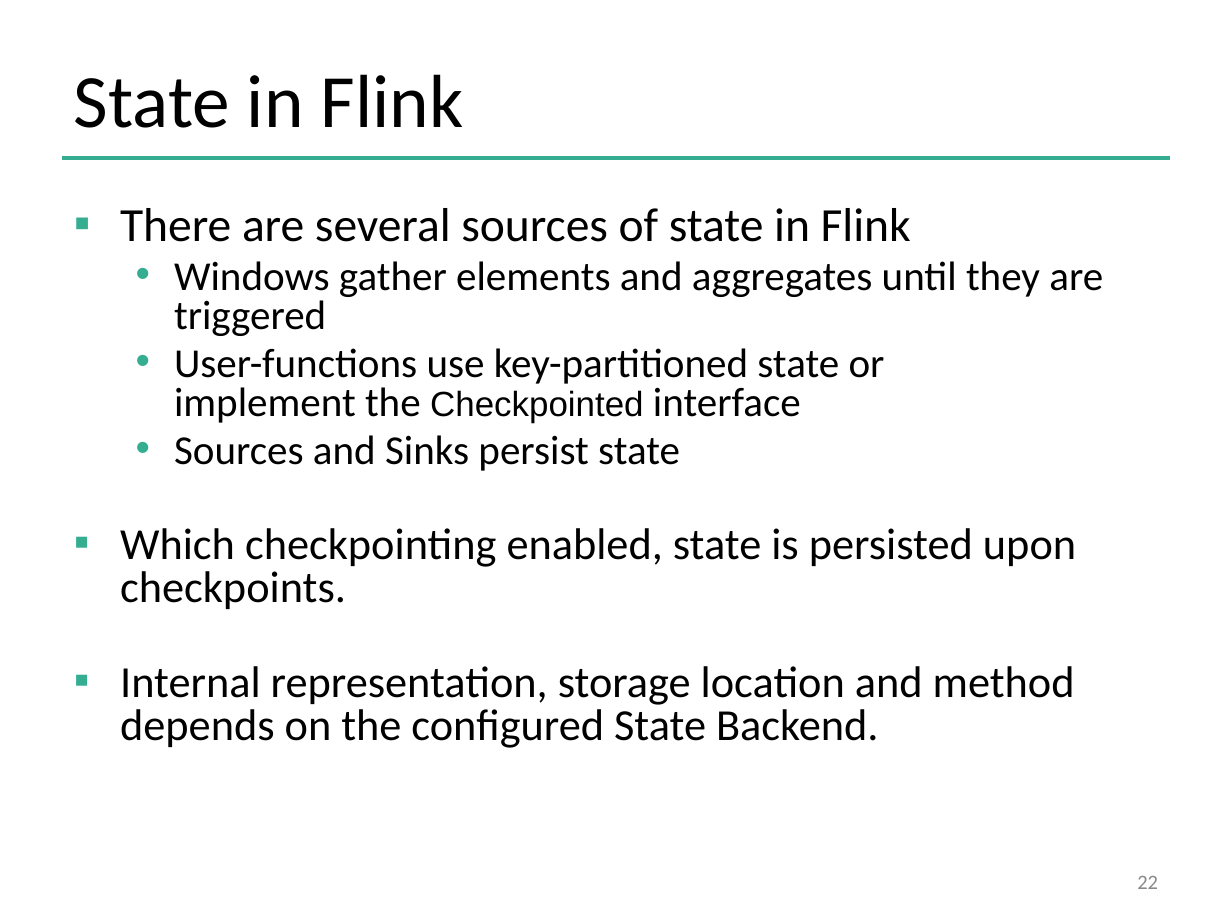
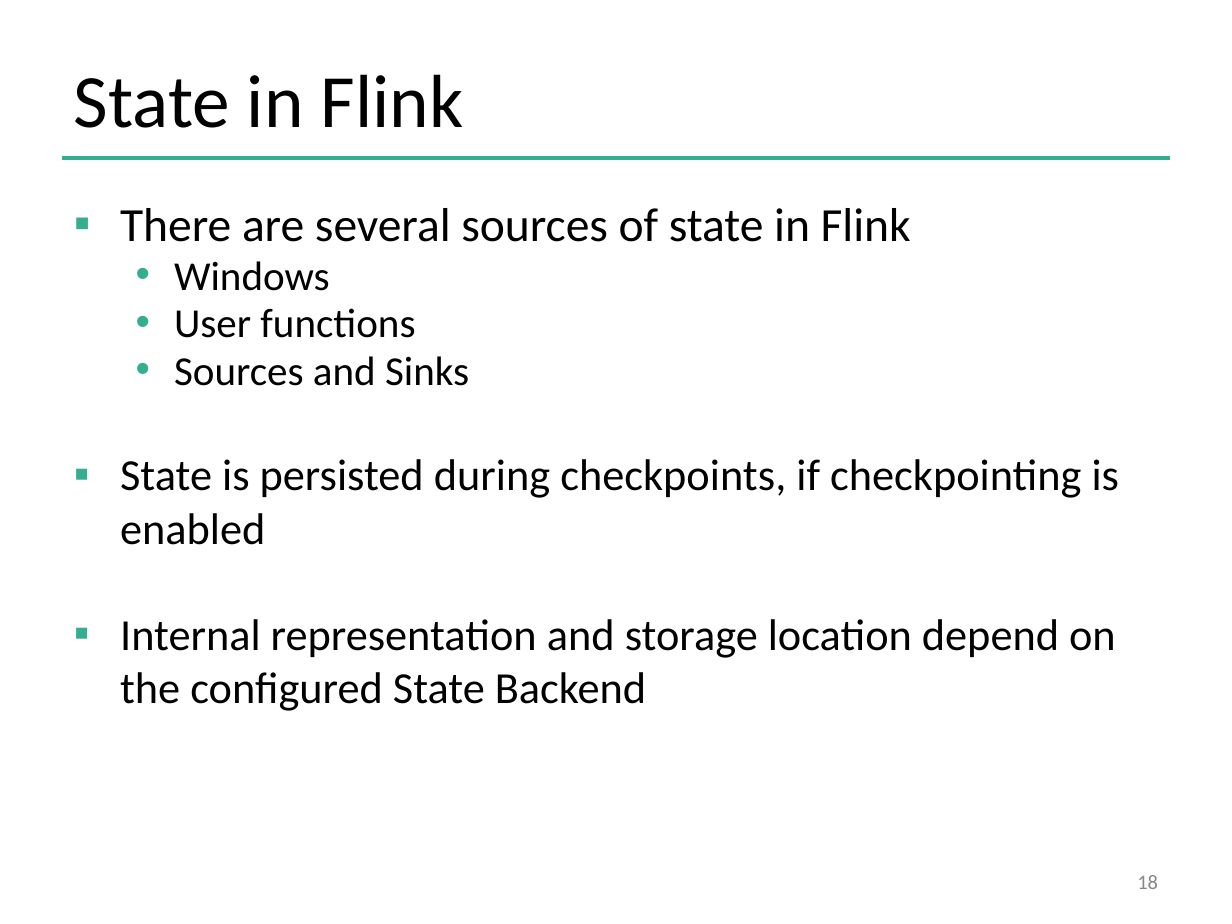
Before and after one commit to dataArtisans/flink-training-web, a slide deck: slide 18 of slides/flink_stream_statefulOps.pptx (slide 22 before the commit). Drawn at 1232x924 pixels with LibreOffice and Linux fonts; fonts in the diff are those of the drawing; background and template pictures are left out. Boxes give left, top, right and bottom in pixels: in the first picture for what was removed or moved away, otherwise in the second. Text is boxed around its words. In the diff, an @@ line names an element or a change of style, - is before the commit and + after.

```diff
--- a/slides/flink_stream_statefulOps.pptx
+++ b/slides/flink_stream_statefulOps.pptx
@@ text at (120, 261, 1119, 711): text changed; size 24.1 to 25.9 pt @@
-  • Windows gather elements and aggregates until they are triggered
-  • User-functions use key-partitioned state or
-    implement the Checkpointed interface
-  • Sources and Sinks persist state
-▪ Which checkpointing enabled, state is persisted upon checkpoints.
-▪ Internal representation, storage location and method depends on the configured State Backend.
+  • Windows
+  • User functions
+  • Sources and Sinks
+▪ State is persisted during checkpoints, if checkpointing is enabled
+▪ Internal representation and storage location depend on the configured State Backend
@@ page number at (1137, 875, 1158, 889): text changed @@
-22
+18
```
Also in this commit, not shown: 4 other slides changed, 3 slides added, 7 slides removed, 10 other files.
